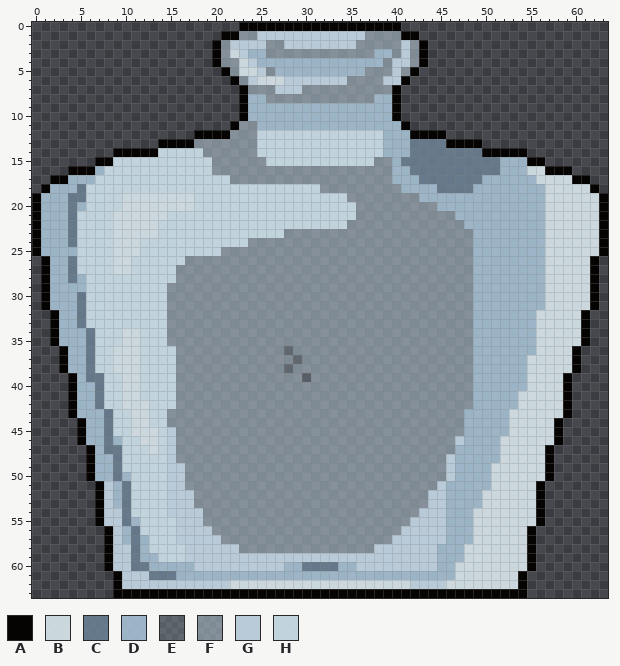
Two versions of one pixel-art file, Jar-monics/Assets/Handdrawn/Items/bottle.ase. The picture above is the old version.
64x64 pixels, 1 frame. Colours within 5 levels of each other are drawn and written as one.
Visible layers, top first: "bottle-colouring" opacity 75% overlay, "bottle-base".
Palette (. is transparent): A #050403  B #ddebf0e2  C #6b8093e2  D #a8c3d6e2  E #b8ccd83c  F #b8ccd88c  G #c8dceae2  H #d1e5efe2
Pixels before, first column x 0:
 0 .......................AAAAAAAAAAAAAAAAAA.......................
 1 .....................AAFFGGGGGGGGGGGGFFFFAA.....................
 2 ....................AFGGGGFFGGGGGGGGFFFFFGFA....................
 3 ....................AFBGDDFFFFFFFFFFFFDDFGFA....................
 4 ....................AFFBGDDDDDDDDDDDDDDFGGFA....................
 5 .....................AFBBGFDDDDDDDDDDFFFGFA.....................
 6 ......................AFGBBBGGGGGGGFFFFGGA......................
 7 .......................AFFFGGGFFFFFFFFFFA.......................
 8 .......................ADDFFFFFFFFFFFFDDA.......................
 9 .......................ADDDDDDDDDDDDDDDDA.......................
10 .......................ADDDDDDDDDDDDDDDDA.......................
11 ......................AFFDDDDDDDDDDDDDDDDA......................
12 ..................AAAAFFFHHHHHHHHHHHHHHDDDAAAA..................
13 ..............AAAAFFFFFFFHHHHHHHHHHHHHHDDDCCCCAAAA..............
14 .........AAAAAHHHHHFFFFFFHHHHHHHHHHHHHHDDDCCCCCCCCAAAAA.........
15 .......AAHHHHHHHHHHHFFFFFFHHHHHHHHHHHHFFDCCCCCCCCCCCDDDAA.......
16 ....AAADHHHHHHHHHHHHFFFFFFFFFFFFFFFFFFFFDDCCCCCCCCCCDDDBBAAA....
17 ..AADDDHHHHHHHHHHHHHHHFFFFFFFFFFFFFFFFFFDDDCCCCCCCDDDDDDBBBBAA..
18 .ADDDCHHHHHHHHHHHHHHHHHHHHHHHHHHFFFFFFFFFDDDDCCCCDDDDDDDDBBBBBA.
19 ADDDCCHHHHBBBBBBBBHHHHHHHHHHHHHHHHHFFFFFFFFDDDDDDDDDDDDDDBBBBBBA
20 ADDDCDHHHHBBBBBBBBHHHHHHHHHHHHHHHHHHFFFFFFFFFDDDDDDDDDDDDBBBBBBA
21 ADDDCHHHHBBBBBBHHHHHHHHHHHHHHHHHHHHHFFFFFFFFFFFDDDDDDDDDDBBBBBBA
22 ADDDCHHHHBBBBBHHHHHHHHHHHHHHHHHHHHHFFFFFFFFFFFFFDDDDDDDDDBBBBBBA
23 ADDDCHHHHBBBBBHHHHHHHHHHHHHHFFFFFFFFFFFFFFFFFFFFFDDDDDDDDBBBBBBA
24 ADDDCHHHHBBBHHHHHHHHHHHHFFFFFFFFFFFFFFFFFFFFFFFFFDDDDDDDDBBBBBBA
25 ADDDDHHHHBBBHHHHHHHHHFFFFFFFFFFFFFFFFFFFFFFFFFFFFDDDDDDDDBBBBBBA
26 .ADDCHHHHBBHHHHHHFFFFFFFFFFFFFFFFFFFFFFFFFFFFFFFFDDDDDDDDBBBBBA.
27 .ADDCHHHHBBHHHHHFFFFFFFFFFFFFFFFFFFFFFFFFFFFFFFFFDDDDDDDDBBBBBA.
28 .ADDCDHHHHHHHHHHFFFFFFFFFFFFFFFFFFFFFFFFFFFFFFFFFDDDDDDDDBBBBBA.
29 .ADDDDHHHHHHHHHFFFFFFFFFFFFFFFFFFFFFFFFFFFFFFFFFFDDDDDDDDBBBBBA.
30 .ADDDCHHHHHHHHHFFFFFFFFFFFFFFFFFFFFFFFFFFFFFFFFFFDDDDDDDDBBBBBA.
31 .ADDDCHHHHHHHHHFFFFFFFFFFFFFFFFFFFFFFFFFFFFFFFFFFDDDDDDDDBBBBBA.
32 ..ADDCHHHHHHHHHFFFFFFFFFFFFFFFFFFFFFFFFFFFFFFFFFFDDDDDDDBBBBBA..
33 ..ADDCHHHHHHHHHFFFFFFFFFFFFFFFFFFFFFFFFFFFFFFFFFFDDDDDDDBBBBBA..
34 ..ADDDCHHHBBHHHFFFFFFFFFFFFFFFFFFFFFFFFFFFFFFFFFFDDDDDDDBBBBBA..
35 ..ADDDCHHHBBHHHFFFFFFFFFFFFFFFFFFFFFFFFFFFFFFFFFFDDDDDDDBBBBBA..
36 ...ADDCHHBBBHHHHFFFFFFFFFFFFEFFFFFFFFFFFFFFFFFFFFDDDDDDDBBBBA...
37 ...ADDCHHBBBHHHHFFFFFFFFFFFFFEFFFFFFFFFFFFFFFFFFFDDDDDDBBBBBA...
38 ...ADDCHHBBBHHHHFFFFFFFFFFFFEFFFFFFFFFFFFFFFFFFFFDDDDDDBBBBBA...
39 ....ADCCHHBBHHHHFFFFFFFFFFFFFFEFFFFFFFFFFFFFFFFFFDDDDDDBBBBA....
40 ....ADDCHHBBHHHHFFFFFFFFFFFFFFFFFFFFFFFFFFFFFFFFFDDDDDDBBBBA....
41 ....ADDCHHBBHHHHFFFFFFFFFFFFFFFFFFFFFFFFFFFFFFFFFDDDDDBBBBBA....
42 ....ADDCHHBBBHHHFFFFFFFFFFFFFFFFFFFFFFFFFFFFFFFFFDDDDDBBBBBA....
43 ....ADDDCHHBBHHFFFFFFFFFFFFFFFFFFFFFFFFFFFFFFFFFDDDDDBBBBBBA....
44 .....ADDCHHBBHHFFFFFFFFFFFFFFFFFFFFFFFFFFFFFFFFFDDDDDBBBBBA.....
45 .....ADDCHHBBBHGFFFFFFFFFFFFFFFFFFFFFFFFFFFFFFFFDDDDDBBBBBA.....
46 .....ADDCDHHBBHGFFFFFFFFFFFFFFFFFFFFFFFFFFFFFFFGDDDDBBBBBBA.....
47 ......ADCCHHHBHGFFFFFFFFFFFFFFFFFFFFFFFFFFFFFFFDDDDDBBBBBA......
48 ......ADDCHHHHHGFFFFFFFFFFFFFFFFFFFFFFFFFFFFFFGDDDDDBBBBBA......
49 ......ADDCHHHHHGGFFFFFFFFFFFFFFFFFFFFFFFFFFFFFGDDDDBBBBBBA......
50 ......ADDCDHHHHGGFFFFFFFFFFFFFFFFFFFFFFFFFFFFFGDDDDBBBBBBA......
51 .......AGDCHHHHGGFFFFFFFFFFFFFFFFFFFFFFFFFFFFGDDDDDBBBBBA.......
52 .......AGDCHHHHGGGFFFFFFFFFFFFFFFFFFFFFFFFFFGGDDDDBBBBBBA.......
53 .......AGDCHHHHGGGFFFFFFFFFFFFFFFFFFFFFFFFFFGGDDDDBBBBBBA.......
54 .......AGGCHHHHGGGGFFFFFFFFFFFFFFFFFFFFFFFFGGGDDDBBBBBBBA.......
55 .......AGGCDHHHHGGGFFFFFFFFFFFFFFFFFFFFFFFGGGGDDDBBBBBBBA.......
56 ........AGDCHHHHGGGGFFFFFFFFFFFFFFFFFFFFFGGGGGDDDBBBBBBA........
57 ........AGDCDHHHGGGGGFFFFFFFFFFFFFFFFFFFGGGGGGDDDBBBBBBA........
58 ........AGGCDHHHHGGGGGGFFFFFFFFFFFFFFFGGGGGGGDDDBBBBBBBA........
59 ........AGGCDDHHHGGGGGGGGGGGGGGGGGGGGGGGGGGGGDDDBBBBBBBA........
60 ........AGGCCDDDDDGGGGGGGGGGDDCCCCDDGGGGGGGGGDDBBBBBBBBA........
61 .........AGGGCCCDDDDDDDDDDDDDDDDDDDDDDDDDDDDDDDBBBBBBBA.........
62 .........AGGGGGGGGGGGGBBBBBBBBBBBBBBBBBBBBGGGGBBBBBBBBA.........
63 .........AAAAAAAAAAAAAAAAAAAAAAAAAAAAAAAAAAAAAAAAAAAAAA.........
And afterwards:
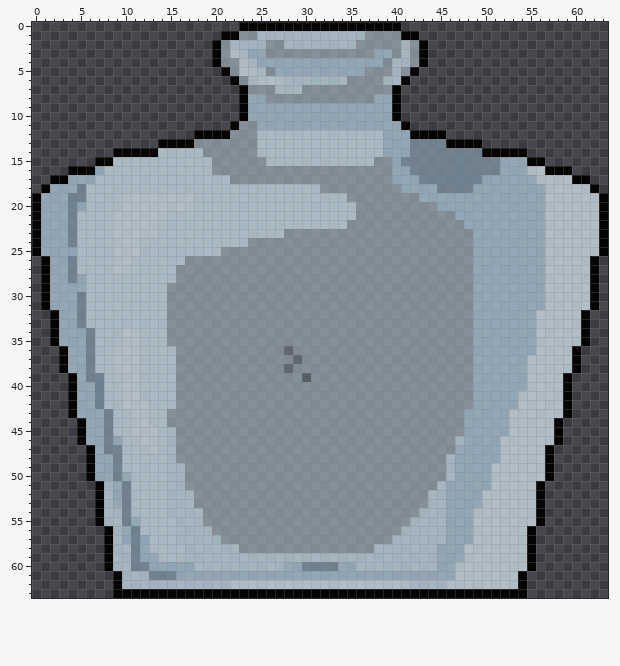
Change:
{"change": "layer \"bottle-colouring\" opacity 75% -> 47%"}
{"colour":"B","old":"#ddebf0e2","new":"#d4e3eac2"}
{"colour":"C","old":"#6b8093e2","new":"#7f94a6c2"}
{"colour":"D","old":"#a8c3d6e2","new":"#acc5d6c2"}
{"colour":"G","old":"#c8dceae2","new":"#c4d8e5c2"}
{"colour":"H","old":"#d1e5efe2","new":"#cadee9c2"}
